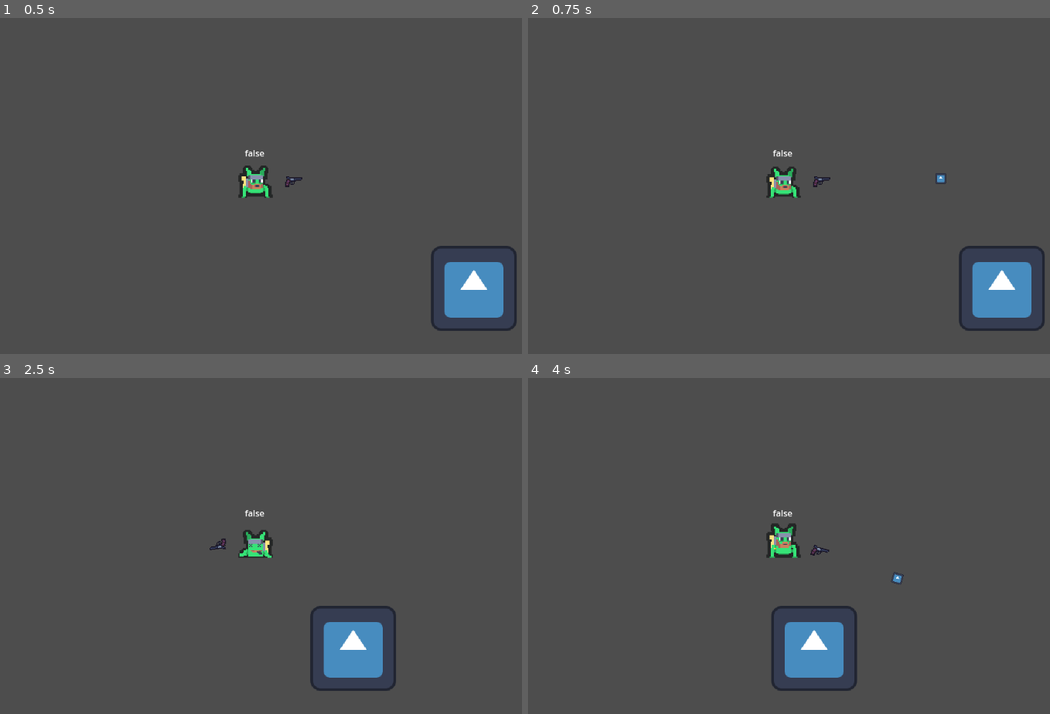
Above: before the commit, frames 1-4 (two rows, left to right).
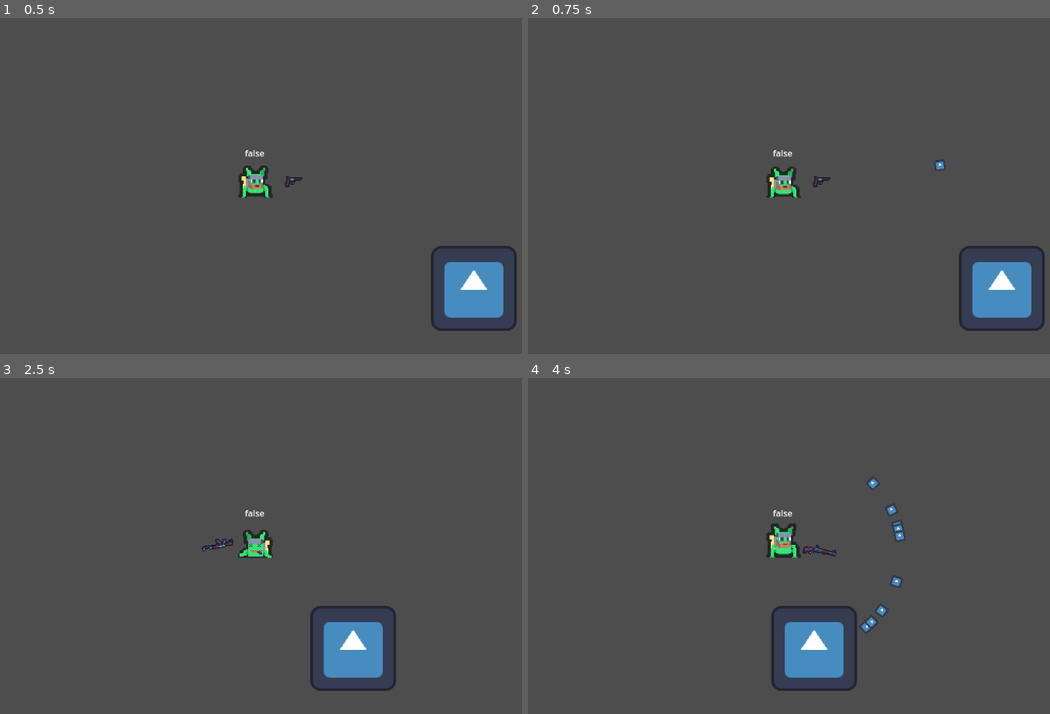
Above: after the commit, the same moments.

Repository: naixsu/CROCPNG
Game: Godot game, scene res://Scenes/Testing/TestBulletHell.tscn
The game is run twice, just before and just after one commit, with the same random seed, the same clock (stepped at 60 frames per second) and the same inputs. This scene is started directly instead of the project's main scene. The engine's default icon, where the game draws it, is replaced by a stand-in: a white triangle on a blue panel in a dark square.
Inputs (mouse positions are in pixels of both pictures, inside the frame that each line leads up to):
- Up to frame 1 (0.5 s): no input
- Up to frame 2 (0.75 s): tap Enter (ui_accept) at 0.5 s; move the mouse to (919, 162) at 0.52 s; press the mouse at (919, 162) at 0.53 s; hold D (Right) from 0.53 s (still down)
- Up to frame 3 (2.5 s): tap Enter (ui_accept) at 0.77, 1.52 s; right-click (391, 522) at 0.8 s; move the mouse to (130, 559) at 1.27 s; release the mouse at (130, 559) at 1.28 s; right-click (130, 559) at 1.35 s; tap 1 (SwitchWeapon1, bound only after the commit) at 1.55 s; move the mouse to (318, 465) at 2.02 s; release D (Right) at 2.03 s; hold A (Left) from 2.03 s (still down); hold 1 (SwitchWeapon1, bound only after the commit) from 2.03 s (still down); tap 2 (SwitchWeapon2, bound only after the commit) at 2.3 s
- Up to frame 4 (4 s): tap Enter (ui_accept) at 2.75, 3.02, 3.77 s; move the mouse to (752, 609) at 2.77 s; release A (Left) at 2.78 s; release 1 (SwitchWeapon1, bound only after the commit) at 2.78 s; hold D (Right) from 2.78 s (still down); tap 2 (SwitchWeapon2, bound only after the commit) at 2.85 s; tap 3 (SwitchWeapon3, bound only after the commit) at 3.05 s; move the mouse to (966, 593) at 3.52 s; hold 3 (SwitchWeapon3, bound only after the commit) from 3.53 s (still down); click (966, 593) at 3.8 s

Frame 1 is identical in both runs. In frame 2, less than 0.1% of the frame differs, in the area x 77-81%, y 42-50%; in frame 3, 0.1%; in frame 4, 0.4%, in the area x 52-73%, y 29-77%.
Error before the commit: Attempt to call function 'connect' in base 'null instance' on a null instance. (res://Scripts/Player/Player.gd:54)
Error after the commit: Attempt to call function 'connect' in base 'null instance' on a null instance. (res://Scripts/Player/Player.gd:57)

Commit message:
added guns feature

Diff:
--- a/Scenes/Player/Player.tscn
+++ b/Scenes/Player/Player.tscn
@@ -210,4 +210,4 @@
 
 [node name="WeaponsManager" type="Node2D" parent="."]
 
-[node name="Pistol" parent="WeaponsManager" instance=ExtResource("8_l3ssp")]
+[node name="Gun" parent="WeaponsManager" instance=ExtResource("8_l3ssp")]
--- /dev/null
+++ b/Scenes/Player/WeaponData.json
@@ -0,0 +1,29 @@
+[
+	{
+		"name": "Pistol",
+		"texture": "res://Assets/Weapons/pistol_equipped.png",
+		"damage": 10,
+		"wait_time": 0.2,
+		"multishot": 1,
+		"deviation_angle": 8,
+		"bullet_speed": 1000,
+	},
+	{
+		"name": "Rifle",
+		"texture": "res://Assets/Weapons/rifle_equipped.png",
+		"damage": 15,
+		"wait_time": 0.1,
+		"multishot": 1,
+		"deviation_angle": 10,
+		"bullet_speed": 1200
+	},
+	{
+		"name": "Shotgun",
+		"texture": "res://Assets/Weapons/shotgun_equipped.png",
+		"damage": 15,
+		"wait_time": 1,
+		"multishot": 10,
+		"deviation_angle": 60,
+		"bullet_speed": 800
+	},
+]
--- a/Scripts/Player/Player.gd
+++ b/Scripts/Player/Player.gd
@@ -25,6 +25,8 @@
 @onready var readyPrompt = get_tree().get_root().get_node("TestMultiplayerScene/ReadyPrompt")
 @onready var readyLabel = $ReadyLabel
 
+@onready var weaponFile = "res://Scenes/Player/WeaponData.json"
+
 # Signals here
 signal player_fired_bullet(bullet, pos, dir)
 signal update_ready
@@ -35,6 +37,7 @@
 @export var readyState = false # had to avoid 'ready' builtin keyword
 
 var weapons: Array = []
+var weaponsData: Array = []
 var currentWeaponIndex = 0
 var currentWeapon
 
@@ -50,7 +53,7 @@
 #	for child in children:
 #		if child is Marker2D:
 #			spawn_points.append(child)
-	init_weapons()
+	init_weapons(weaponFile)
 	readyPrompt.connect("toggle_ready", toggle_ready)
 
 	multiplayerSynchronizer.set_multiplayer_authority(str(name).to_int())
@@ -115,13 +118,29 @@
 		if event.is_action_pressed("Fire"):
 			fire.rpc()
 
+		if event.is_action_pressed("SwitchWeapon1"):
+			currentWeaponIndex = 0
+			switch_weapon.rpc()
+		if event.is_action_pressed("SwitchWeapon2"):
+			currentWeaponIndex = 1
+			switch_weapon.rpc()
+		if event.is_action_pressed("SwitchWeapon3"):
+			currentWeaponIndex = 2
+			switch_weapon.rpc()
+
 #	if event.is_action_pressed("Spawn"):
 #		spawn.rpc()
 	pass
 
-func init_weapons():
+func init_weapons(weaponFile):
 	weapons = weaponsManager.get_children()
 	currentWeapon = weapons[currentWeaponIndex]
+
+
+	var f = FileAccess.open(weaponFile, FileAccess.READ)
+	var content = f.get_as_text()
+	weaponsData = JSON.parse_string(content)
+
 
 func can_shoot_in_physics():
 	if Input.is_action_just_pressed("Fire"):
@@ -157,12 +176,24 @@
 	elif get_global_mouse_position().x > global_position.x:
 		anim.flip_h = false
 
+
+
 @rpc("any_peer", "call_remote")
 func spawn():
 	var e = Enemy.instantiate()
 	e.global_position = get_global_mouse_position()
 	get_tree().root.add_child(e)
 	print("Spawned Enemy")
+
+
+
+@rpc("any_peer", "call_local")
+func switch_weapon():
+	currentWeapon.get_node("ArrowIndicator").texture = load(weaponsData[currentWeaponIndex].texture)
+	currentWeapon.get_node("FireCooldown").wait_time = weaponsData[currentWeaponIndex].wait_time
+	currentWeaponIndex = currentWeaponIndex
+
+
 
 @rpc("any_peer", "call_local")
 func fire():
@@ -178,10 +209,20 @@
 		print("{0} Fire!".format({
 			"0": str(currentWeapon.name)
 		}))
-		var b = BulletCB.instantiate()
-		b.global_position = currentWeapon.get_node("BulletSpawn").global_position
-		b.rotation_degrees = weaponsManager.rotation_degrees
-		get_tree().root.add_child(b)
+#		var b = BulletCB.instantiate()
+#		b.global_position = currentWeapon.get_node("BulletSpawn").global_position
+
+		#Calculate random bullet spread	and multishot
+		var multishot = weaponsData[currentWeaponIndex].multishot
+		var deviation_angle = weaponsData[currentWeaponIndex].deviation_angle
+		for i in range(multishot):
+			var b = BulletCB.instantiate()
+			b.global_position = currentWeapon.get_node("BulletSpawn").global_position
+
+			var bullet_rotation = weaponsManager.rotation_degrees + randi_range(-deviation_angle, deviation_angle)
+			b.rotation_degrees = bullet_rotation
+
+			get_tree().root.add_child(b)
 		currentWeapon.get_node("FireCooldown").start()
 	pass
 
--- a/project.godot
+++ b/project.godot
@@ -61,6 +61,21 @@
 "events": [Object(InputEventKey,"resource_local_to_scene":false,"resource_name":"","device":-1,"window_id":0,"alt_pressed":false,"shift_pressed":false,"ctrl_pressed":false,"meta_pressed":false,"pressed":false,"keycode":0,"physical_keycode":45,"key_label":0,"unicode":45,"echo":false,"script":null)
 ]
 }
+SwitchWeapon1={
+"deadzone": 0.5,
+"events": [Object(InputEventKey,"resource_local_to_scene":false,"resource_name":"","device":-1,"window_id":0,"alt_pressed":false,"shift_pressed":false,"ctrl_pressed":false,"meta_pressed":false,"pressed":false,"keycode":0,"physical_keycode":49,"key_label":0,"unicode":49,"echo":false,"script":null)
+]
+}
+SwitchWeapon2={
+"deadzone": 0.5,
+"events": [Object(InputEventKey,"resource_local_to_scene":false,"resource_name":"","device":-1,"window_id":0,"alt_pressed":false,"shift_pressed":false,"ctrl_pressed":false,"meta_pressed":false,"pressed":false,"keycode":0,"physical_keycode":50,"key_label":0,"unicode":50,"echo":false,"script":null)
+]
+}
+SwitchWeapon3={
+"deadzone": 0.5,
+"events": [Object(InputEventKey,"resource_local_to_scene":false,"resource_name":"","device":-1,"window_id":0,"alt_pressed":false,"shift_pressed":false,"ctrl_pressed":false,"meta_pressed":false,"pressed":false,"keycode":0,"physical_keycode":51,"key_label":0,"unicode":51,"echo":false,"script":null)
+]
+}
 
 [rendering]
 
